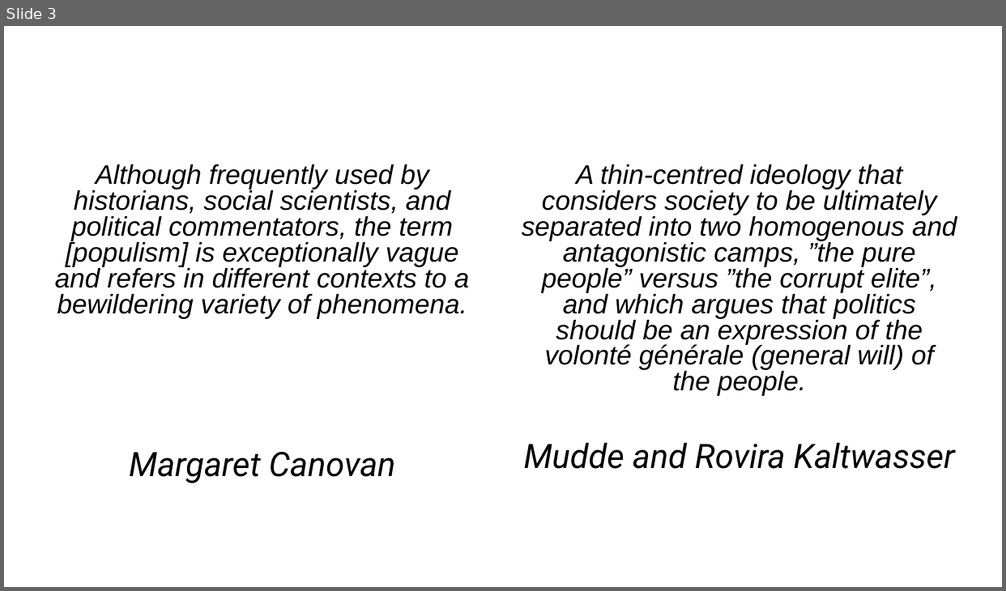
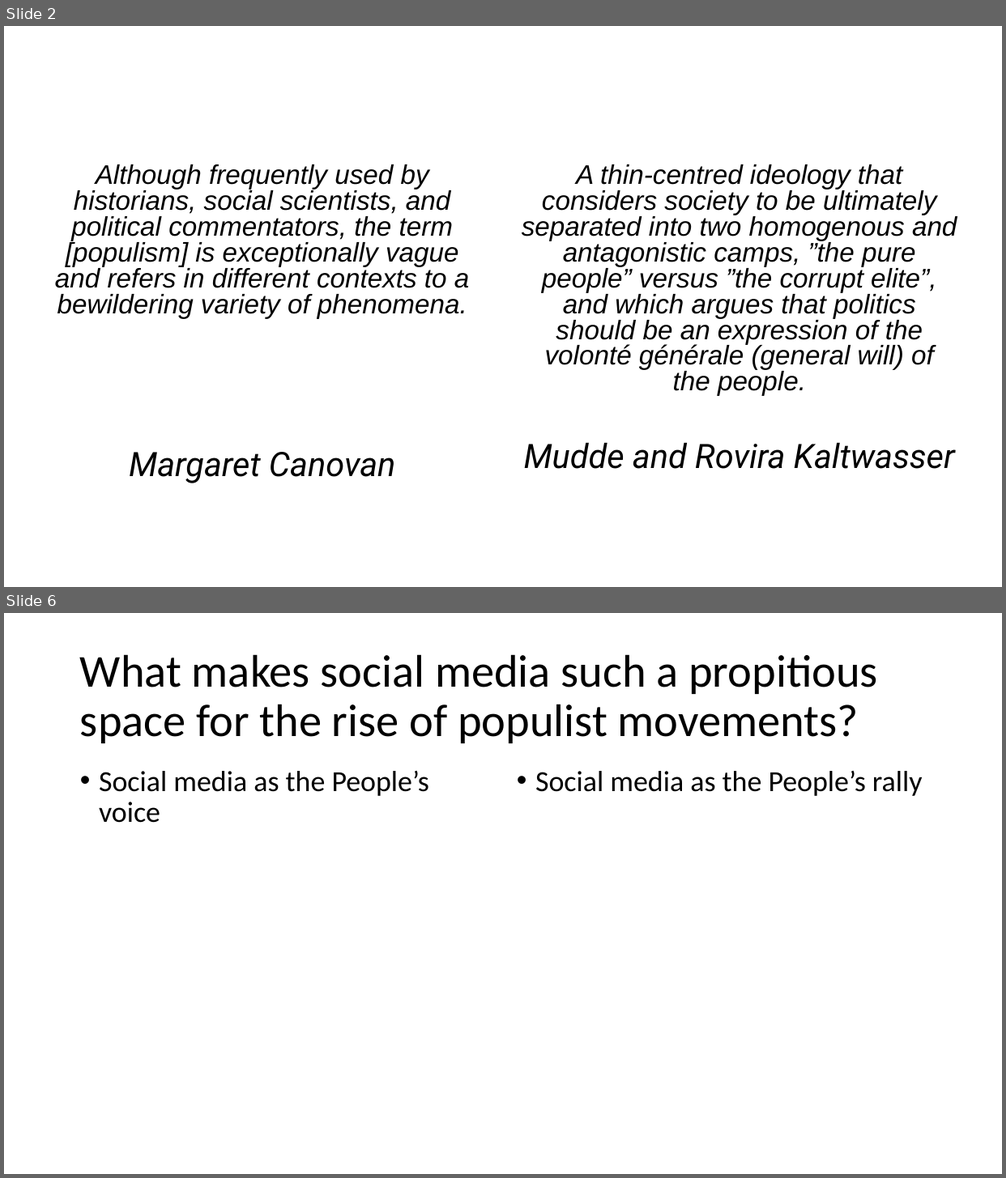
Before and after one commit to AleMelonss/programmation, a slide deck: PresentazionePOLDIG.pptx. Shown one above the other, each under a label of ours: slide 3 before the commit, slides 2 and 6 after it; the slides between them are not shown. The pictures are 1006x591 and 1006x1178 pixels, drawn with LibreOffice and Linux fonts; fonts in the diff are those of the drawing; background and template pictures are left out. Boxes give left, top, right and bottom in pixels: in the first picture for what was removed or moved away, otherwise in the second. Text is boxed around its words. In the diff, an @@ line names an element or a change of style, - is before the commit and + after.

```diff
--- a/PresentazionePOLDIG.pptx
+++ b/PresentazionePOLDIG.pptx
@@ slide 6 added at [4,613,1002,1174], background picture (left out) @@
@@ title added at [80,654,878,743], 44 pt, text #000000 @@
+What makes social media such a propitious space for the rise of populist movements?
@@ text added at [99,771,429,823], 28 pt, text #000000 @@
+• Social media as the People’s voice
@@ text added at [535,771,923,796], 28 pt, text #000000 @@
+• Social media as the People’s rally
@@ what was slide 3 is now slide 2 @@
```
Also in this commit, not shown: 2 slides changed, 2 other slides added.
